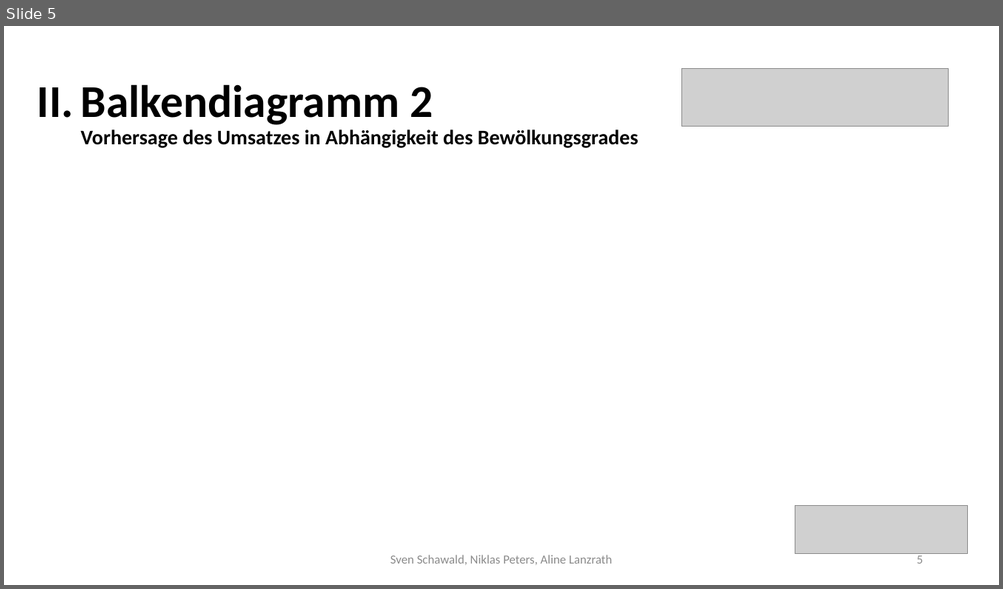
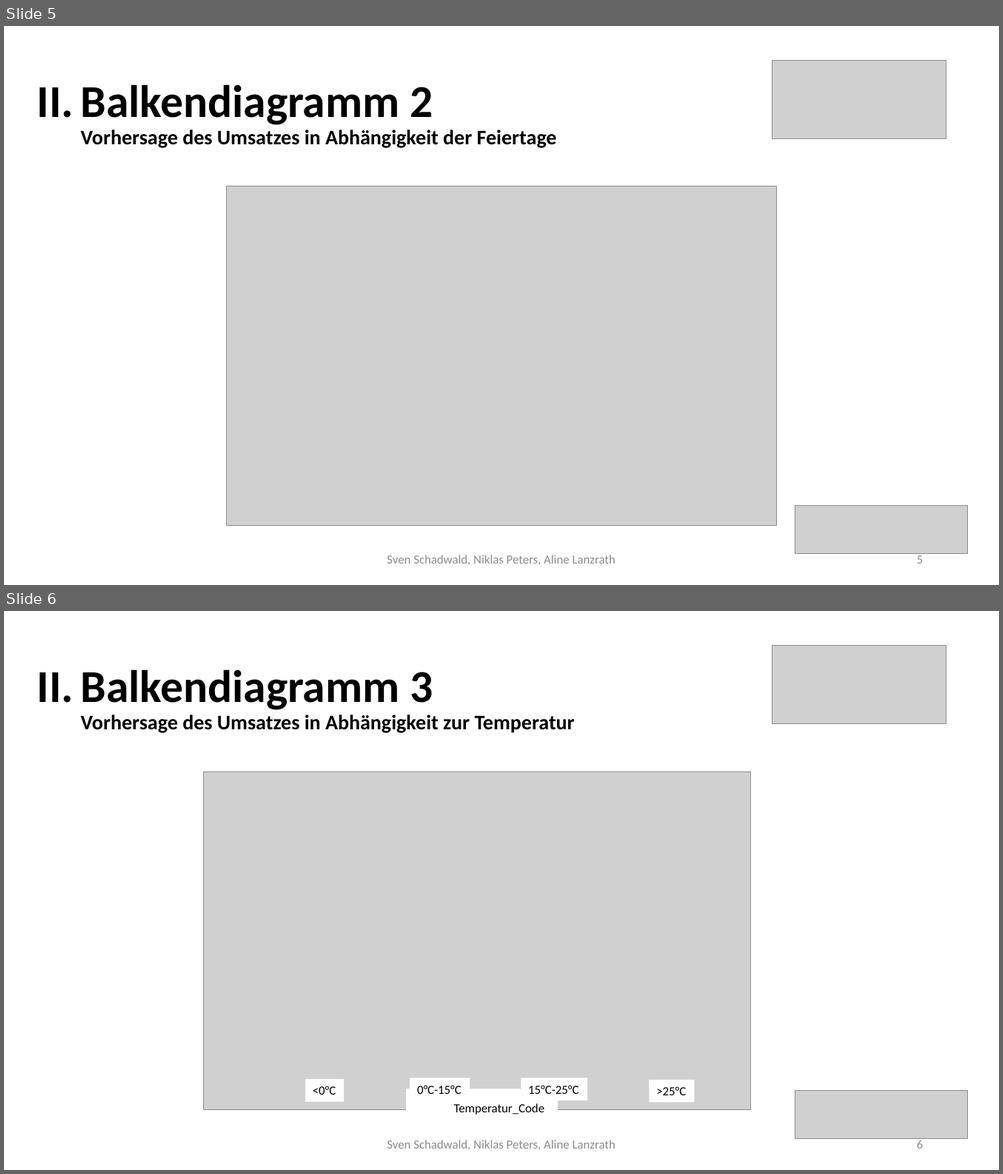
Before and after one commit to Nikiniksn/DataScience-Gruppe_02, a slide deck: Präsentation Gruppe 2.pptx. Shown one above the other, each under a label of ours: slide 5 before the commit, slides 5 and 6 after it. The pictures are 1003x589 and 1003x1174 pixels, drawn with LibreOffice and Linux fonts; fonts in the diff are those of the drawing; grey boxes stand for pictures. Boxes give left, top, right and bottom in pixels: in the first picture for what was removed or moved away, otherwise in the second. Text is boxed around its words. In the diff, an @@ line names an element or a change of style, - is before the commit and + after.

```diff
--- a/Präsentation Gruppe 2.pptx
+++ b/Präsentation Gruppe 2.pptx
@@ slide 6 added at [4,611,999,1170], background #FFFFFF @@
@@ picture added at [771,645,946,723] @@
@@ title added at [81,669,575,733], 20 pt, text #000000, bold @@
+II. Balkendiagramm 3
+    Vorhersage des Umsatzes in Abhängigkeit zur Temperatur
@@ picture added at [204,772,751,1111] @@
@@ rectangle added at [305,1079,344,1102], fill #FFFFFF, 12 pt, text #000000 @@
+<0°C
@@ rectangle added at [407,1090,558,1112], fill #FFFFFF, outline #FFFFFF 1 pt @@
@@ rectangle added at [410,1078,470,1100], fill #FFFFFF, 12 pt, text #000000 @@
+0°C-15°C
@@ rectangle added at [521,1078,587,1100], fill #FFFFFF, 12 pt, text #000000 @@
+15°C-25°C
@@ rectangle added at [649,1080,694,1102], fill #FFFFFF, 12 pt, text #000000 @@
+>25°C
@@ picture added at [795,1091,967,1139] @@
@@ text added at [454,1104,544,1115], 12 pt, text #000000 @@
+Temperatur_Code
@@ text added at [387,1140,615,1150], 12 pt, text #8C8C8C @@
+Sven Schadwald, Niklas Peters, Aline Lanzrath
@@ page number added at [916,1141,922,1149], 12 pt, text #8C8C8C @@
+6
@@ slide 5 changed as well @@
@@ picture: place and size @@
-picture at [681,68,948,126]
+picture at [771,60,946,138]
@@ title at [81,84,557,148]: text changed @@
-II. Balkendiagramm 2
-    Vorhersage des Umsatzes in Abhängigkeit des Bewölkungsgrades
+II. Balkendiagramm 2
+    Vorhersage des Umsatzes in Abhängigkeit der Feiertage
@@ picture added at [226,187,777,526] @@
@@ text at [387,555,615,565]: text changed @@
-Sven Schawald, Niklas Peters, Aline Lanzrath
+Sven Schadwald, Niklas Peters, Aline Lanzrath
```
Also in this commit, not shown: 6 other slides changed, 2 other files.
